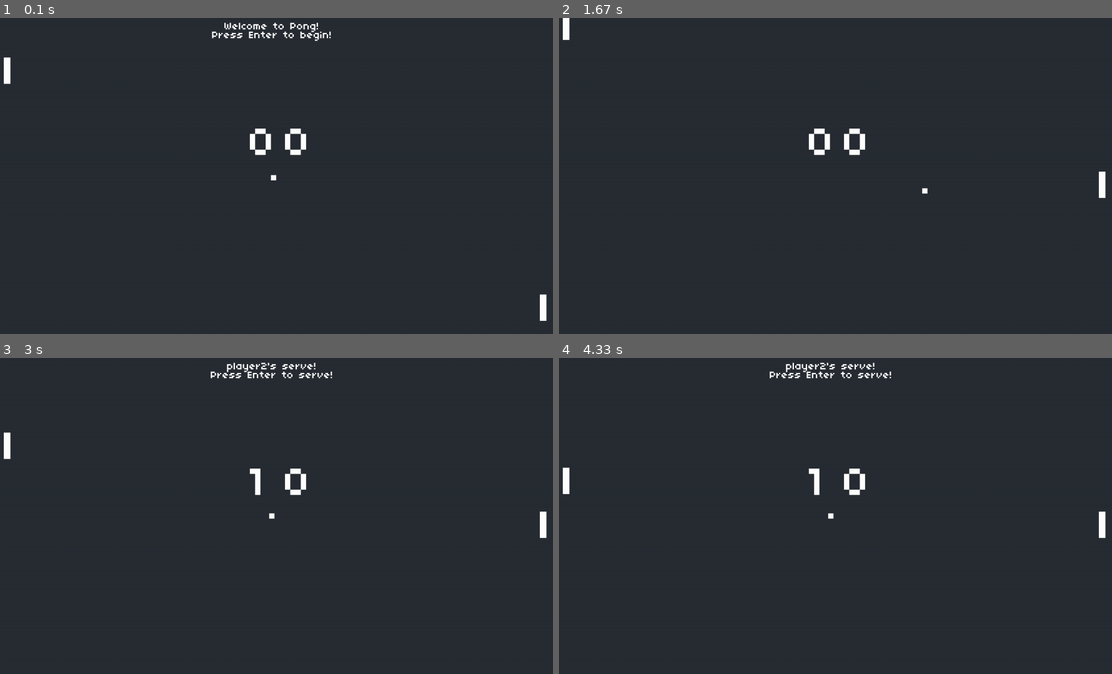
Above: before the commit, frames 1-4 (two rows, left to right).
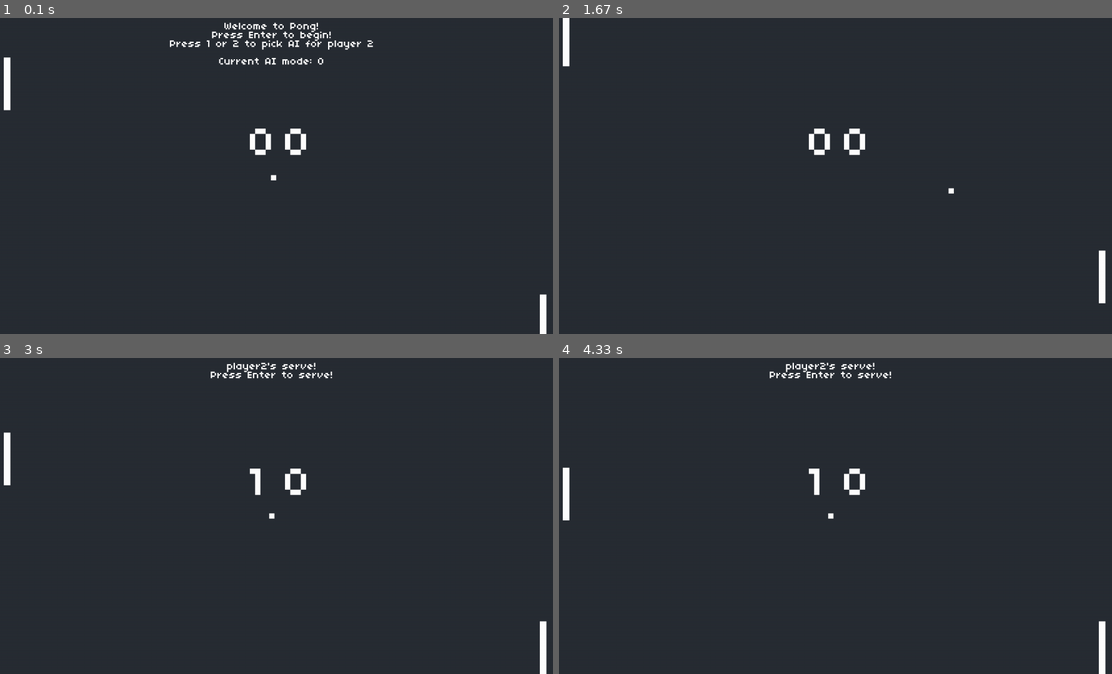
Above: after the commit, the same moments.

Repository: worldwildwed/pygame_pong
Game: pygame game, started from main.py
The game is run twice, just before and just after one commit, with the same random seed, the same clock (stepped at 60 frames per second) and the same inputs.
Inputs:
- Up to frame 1 (0.1 s): no input
- Up to frame 2 (1.67 s): tap Enter at 0.33, 1.17 s; hold 1 0.67-1.13 s; hold Up 0.67-1.13 s; hold W 0.67-1.13 s; tap 2 at 1.5 s
- Up to frame 3 (3 s): hold S 2.33-2.8 s; hold W from 2.83 s (still down)
- Up to frame 4 (4.33 s): release W at 3.2 s; hold S 3.23-3.6 s; hold W 3.63-3.93 s; hold S 3.97-4.27 s; hold W from 4.3 s (still down)

The runs differ from the first frame. In frame 1, 0.7% of the frame differs, in the area x 0-99%, y 6-100%; in frame 2, 0.5%; in frame 3, 0.4%; in frame 4, 0.4%.

Commit message:
feat: AI choice 1 (random direction every second)

Diff:
--- a/main.py
+++ b/main.py
@@ -8,11 +8,15 @@
 
 PADDLE_SPEED = 600
 
-WINNING_SCORE = 2
+WINNING_SCORE = 5
+
+TIMER_INTERVAL = 500
 
 class GameMain:
     def __init__(self):
         pygame.init()
+        # Set up the timer
+        pygame.time.set_timer(pygame.USEREVENT, TIMER_INTERVAL)
 
         self.screen = pygame.display.set_mode((WIDTH, HEIGHT))
 
@@ -25,8 +29,10 @@
             'wall_hit': mixer.Sound('sounds/wall_hit.wav')
         }
 
-        self.player1 = Paddle(self.screen, 30, 90, 15, 60, WIDTH, HEIGHT)
-        self.player2 = Paddle(self.screen, WIDTH - 30, HEIGHT - 90, 15, 60, WIDTH, HEIGHT)
+        self.player1 = Paddle(self.screen, 30, 90, 15, 120, WIDTH, HEIGHT)
+        self.player2 = Paddle(self.screen, WIDTH - 30, HEIGHT - 90, 15, 120, WIDTH, HEIGHT)
+        # self.player1 = Paddle(self.screen, 30, 90, 15, 60, WIDTH, HEIGHT)
+        # self.player2 = Paddle(self.screen, WIDTH - 30, HEIGHT - 90, 15, 60, WIDTH, HEIGHT)
 
         self.ball = Ball(self.screen, WIDTH / 2 - 2, HEIGHT / 2 - 2, 12, 12, WIDTH, HEIGHT)
 
@@ -42,6 +48,7 @@
         #4. 'done' (the game is over, with a victor, ready for restart)
 
         self.game_state = 'start'
+        self.ai_choice = 0
 
         self.small_font = pygame.font.Font('./font.ttf', 24)
         self.large_font = pygame.font.Font('./font.ttf', 48)
@@ -50,6 +57,7 @@
         #text
         self.t_welcome = self.small_font.render("Welcome to Pong!", False, (255, 255, 255))
         self.t_press_enter_begin = self.small_font.render('Press Enter to begin!', False, (255, 255, 255))
+        self.t_press_choice_ai = self.small_font.render('Press 1 or 2 to pick AI for player 2', False, (255, 255, 255))
         self.t_player_turn = self.small_font.render("player" + str(self.serving_player) + "'s serve!", False, (255, 255, 255))
         self.t_press_enter_serve = self.small_font.render('Press Enter to serve!', False, (255, 255, 255))
         self.t_player_win = self.large_font.render("player" + str(self.serving_player) + "'s wins!", False, (255, 255, 255))
@@ -62,10 +70,13 @@
     def update(self, dt):
         if self.game_state == "serve":
             self.ball.dy = random.uniform(-150, 150)
-            if self.serving_player == 1:
-                self.ball.dx = random.uniform(420, 600)
-            else:
-                self.ball.dx = -random.uniform(420, 600)
+            if (self.ball.dx == 0):
+                if self.serving_player == 1:
+                    self.ball.dx = random.uniform(420, 600) # Define the speed of the ball
+                    print('SET self.ball.dx =', self.ball.dx)
+                else:
+                    self.ball.dx = -random.uniform(420, 600)
+                    print('SET self.ball.dx =', self.ball.dx)
         elif self.game_state == 'play':
             if self.ball.Collides(self.player1):
                 self.ball.dx = -self.ball.dx * 1.03 #reflect speed multiplier
@@ -73,8 +84,10 @@
 
                 if self.ball.dy < 0:
                     self.ball.dy = -random.uniform(30, 450)
+                    print('SET (player1) self.ball.dy =', self.ball.dy)
                 else:
                     self.ball.dy = random.uniform(30, 450)
+                    print('SET (player1) self.ball.dy =', self.ball.dy)
 
                 self.music_channel.play(self.sounds_list['paddle_hit'])
 
@@ -83,8 +96,10 @@
                 self.ball.rect.x = self.player2.rect.x - 12
                 if self.ball.dy < 0:
                     self.ball.dy = -random.uniform(30, 450)
+                    print('SET (player2) self.ball.dy =', self.ball.dy)
                 else:
                     self.ball.dy = random.uniform(30, 450)
+                    print('SET (player2) self.ball.dy =', self.ball.dy)
 
                 self.music_channel.play(self.sounds_list['paddle_hit'])
 
@@ -134,6 +149,7 @@
         events = pygame.event.get()
         for event in events:
             if event.type == pygame.QUIT:
+                print('Goodbye! See you again :)')
                 pygame.quit()
                 sys.exit()
             if event.type == pygame.KEYDOWN:
@@ -155,7 +171,33 @@
                         else:
                             self._SwitchPlayer(1)
 
+                ##! GET KEYBOARDS F/ USER, SET ai_choice TOO
+                if event.key == pygame.K_1:
+                    print("Key '1' pressed!, set ai_choice to 1")
+                    self.ai_choice = 1
+                elif event.key == pygame.K_2:
+                    print("Key '2' pressed!, set ai_choice to 2")
+                    self.ai_choice = 2
+
+            if event.type == pygame.USEREVENT and self.game_state == 'play' and self.ai_choice > 0:
+                randDirection = random.randint(0, 1)
+                speedPaddleResult = 0
+                if randDirection == 0:
+                    speedPaddleResult = -PADDLE_SPEED
+                    # speedPaddleResult = -PADDLE_SPEED * (random.randint(1, 2))
+                    self.player2.dy = speedPaddleResult
+                elif randDirection == 1:
+                    speedPaddleResult = PADDLE_SPEED
+                    # speedPaddleResult = PADDLE_SPEED * (random.randint(1, 2))
+                    self.player2.dy = speedPaddleResult
+                new_timer_interval = TIMER_INTERVAL * random.randint(1, 2)
+                print('[ timer-triggered ] self.player2.dy =', speedPaddleResult, 'new_timer_interval =', new_timer_interval)
+                pygame.time.set_timer(pygame.USEREVENT, new_timer_interval)
+
+
+
         #continuous input
+        ##! ( PADDLE CONTROL )
         key = pygame.key.get_pressed()
         if key[pygame.K_w]:
             self.player1.dy = -PADDLE_SPEED
@@ -163,12 +205,14 @@
             self.player1.dy = PADDLE_SPEED
         else:
             self.player1.dy = 0
-        if key[pygame.K_UP]:
-            self.player2.dy = -PADDLE_SPEED
-        elif key[pygame.K_DOWN]:
-            self.player2.dy = PADDLE_SPEED
-        else:
-            self.player2.dy = 0
+
+        if self.ai_choice == 0:
+            if key[pygame.K_UP]:
+                self.player2.dy = -PADDLE_SPEED
+            elif key[pygame.K_DOWN]:
+                self.player2.dy = PADDLE_SPEED
+            else:
+                self.player2.dy = 0
 
     def _SwitchPlayer(self, player_number):
         self.serving_player = player_number
@@ -182,11 +226,20 @@
     def draw(self):
         self.screen.fill((40, 45, 52))
 
+
+        # FOR TEXT CONTROL PROCESS
         if self.game_state == "start":
             text_rect = self.t_welcome.get_rect(center=(WIDTH/2, 20))
             self.screen.blit(self.t_welcome, text_rect)
             text_rect = self.t_press_enter_begin.get_rect(center=(WIDTH / 2, 40))
             self.screen.blit(self.t_press_enter_begin, text_rect)
+            text_rect = self.t_press_choice_ai.get_rect(center=(WIDTH / 2, 60))
+            self.screen.blit(self.t_press_choice_ai, text_rect)
+
+
+            text_rect = self.small_font.render('Current AI mode: {}'.format(self.ai_choice), False, (255, 255, 255)).get_rect(center=(WIDTH / 2, 100))
+            # text_rect = 'Current AI mode: {}'.format(self.ai_choice).get_rect(center=(WIDTH / 2, 100))
+            self.screen.blit(self.small_font.render('Current AI mode: {}'.format(self.ai_choice), False, (255, 255, 255)), text_rect)
         elif self.game_state == "serve":
             text_rect = self.t_player_turn.get_rect(center=(WIDTH / 2, 20))
             self.screen.blit(self.t_player_turn, text_rect)
